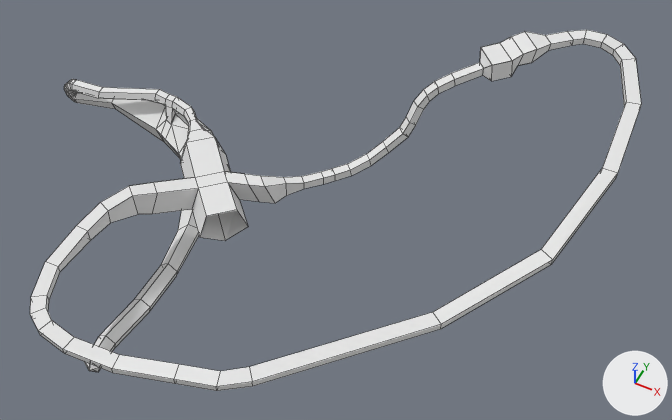
Renders of the Blender file assets/scenes/sas_1.blend from each side of a commit.
Camera for both pictures: a camera (50 mm lens) standing at (112.9, -90.1, 203.5) and looking at (38.8, 58.1, 18.2). The axes (+X, +Y, +Z) are drawn at lower right. The lights are the same throughout. Mesh edges are drawn as thin lines.

The older version as bpy lines, for what is in view:
```python
me_sas_1 = bpy.data.meshes.new('sas_1')
me_sas_1.from_pydata(...)  # 735 vertices, 354 faces; spans x -65.0..104.0, y -13.0..123.0, z -3.0..50.0
me_sas_1.materials.append(mat_material)  # its picture is missing
ob_sas_1 = bpy.data.objects.new('sas_1', me_sas_1)
ob_sas_1.location = (0.0, 0.0, 0.0)
```
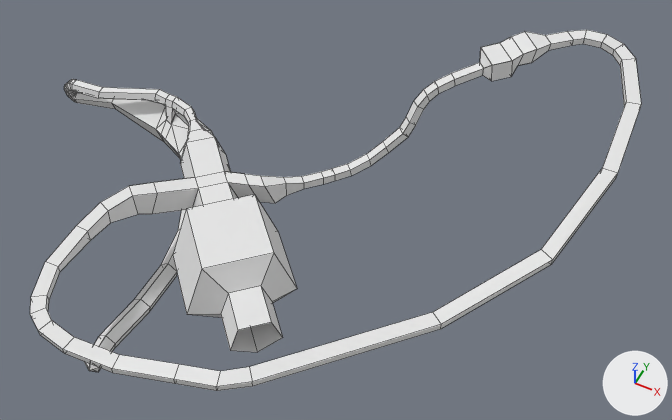
Commit message: worked on sas_1

Diff of the bpy script that builds the scene:
```diff
--- a/assets/scenes/sas_1.blend.py
+++ b/assets/scenes/sas_1.blend.py
@@ me_sas_1 @@
 # used by ob_sas_1; location = (0.0, 0.0, 0.0)
-me_sas_1.from_pydata(...)  # 735 vertices, 354 faces; spans x -65.0..104.0, y -13.0..123.0, z -3.0..50.0
+me_sas_1.from_pydata(...)  # 805 vertices, 384 faces, 5 loose edges; spans x -65.0..104.0, y -13.0..123.0, z -3.0..50.0
+# me_sas_1 part 1
+# 2 vertices move from x 15.0, y 39.0, z 13.0 to x 15.0, y 39.0, z 18.0
+# 56 vertices are added at x 6.0..45.0, y 8.0..48.0, z 6.0..30.0
+# 8 new vertices lie (7.0, -8.0, 0.0) away from vertices in x 30.0..38.0, y 18.0..25.0, z 13.0..24.0
+# 6 new vertices lie (14.0, -14.0, 0.0) away from vertices in x 6.0..16.0, y 28.0..38.0, z 6.0..30.0
+# 5 loose edges are added
+# 30 new faces join them
 me_sas_1.materials.append(mat_material)
```

What differs and where, as boxes [x1, y1, x2, y2] in the pictures (672 x 420 px):
part 1 of me_sas_1, built on: before [200, 210, 248, 241]; after [173, 195, 297, 352]
